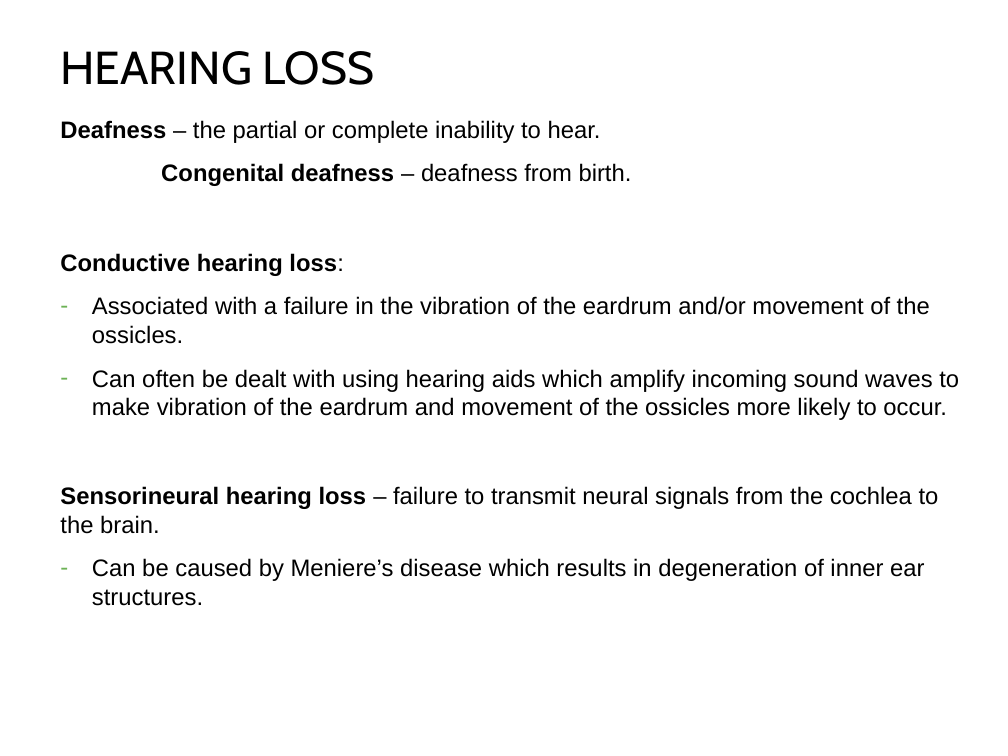
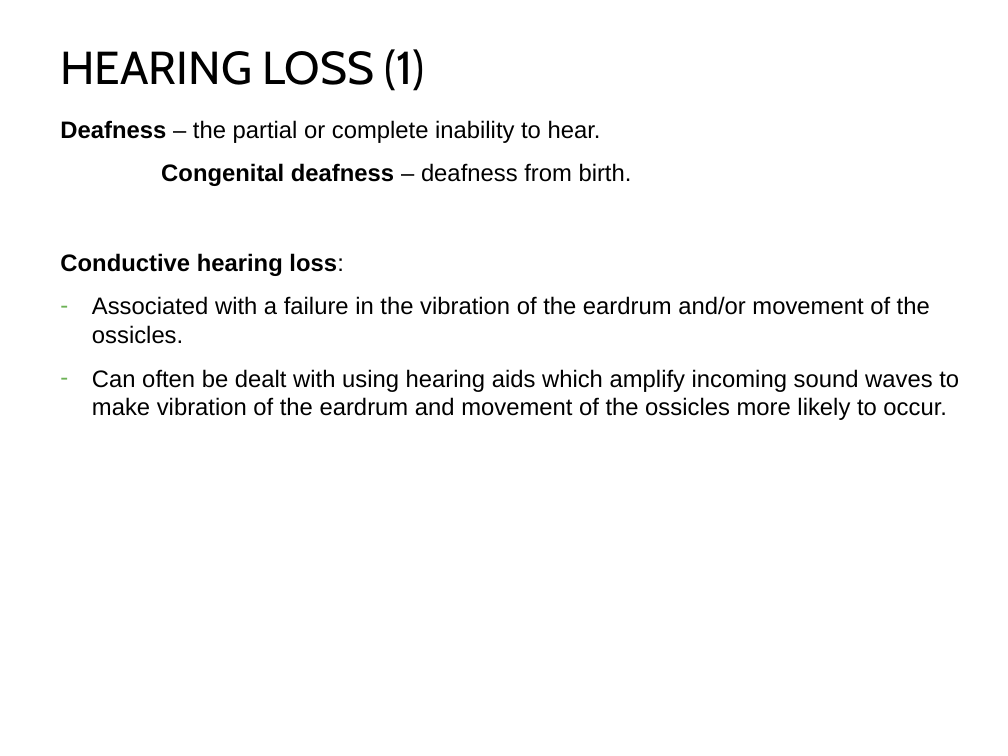
Before and after one commit to npm27/Teaching-Materials, a slide deck: slide 34 of Gen Psych II/Slides/5 Sensation and Perception.pptx. Drawn at 1008x756 pixels with LibreOffice and Linux fonts; fonts in the diff are those of the drawing. Boxes give left, top, right and bottom in pixels: in the first picture for what was removed or moved away, otherwise in the second. Text is boxed around its words. In the diff, an @@ line names an element or a change of style, - is before the commit and + after.

```diff
--- a/Gen Psych II/Slides/5 Sensation and Perception.pptx
+++ b/Gen Psych II/Slides/5 Sensation and Perception.pptx
@@ title at box(60, 49, 424, 91): text changed @@
-HEARING LOSS
+HEARING LOSS (1)
@@ text at box(60, 486, 939, 606): paragraphs removed @@
-Sensorineural hearing loss – failure to transmit neural signals from the cochlea to the brain.
-– Can be caused by Meniere’s disease which results in degeneration of inner ear structures.
```
Also in this commit, not shown: 10 other slides changed, 6 slides added, 3 slides removed, 29 other files.
